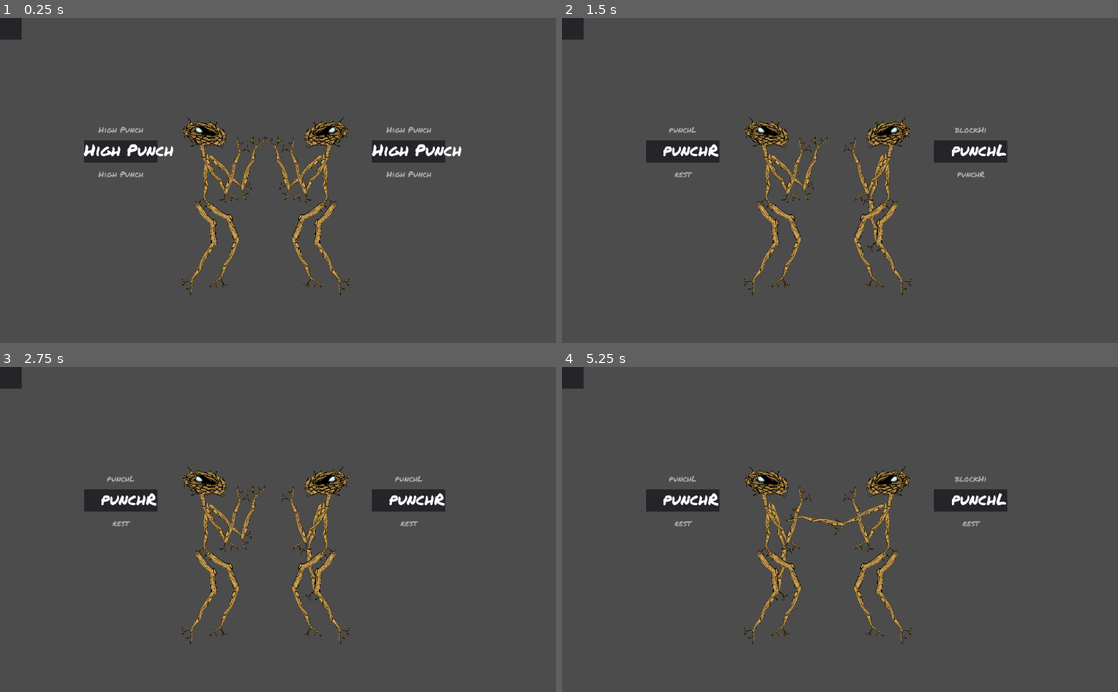
Above: before the commit, frames 1-4 (two rows, left to right).
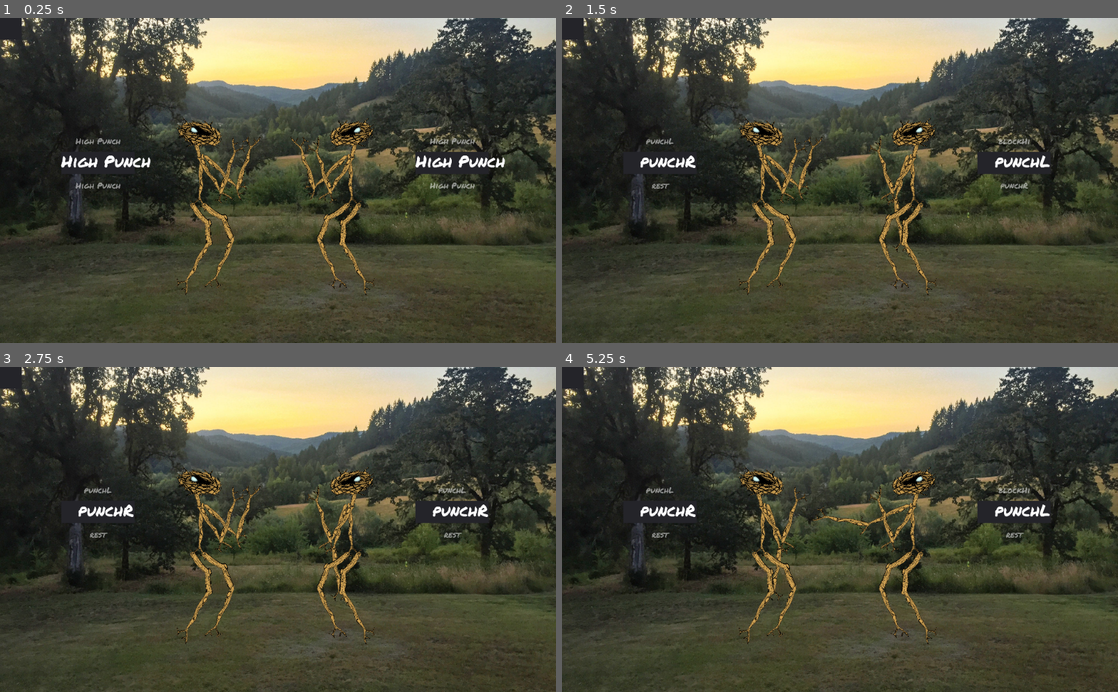
Above: after the commit, the same moments.

Repository: thesage1014/pigsSSJomt
Game: Godot game, scene res://sticky.tscn
The game is run twice, just before and just after one commit, with the same random seed, the same clock (stepped at 60 frames per second) and the same inputs.
Inputs:
- Up to frame 1 (0.25 s): no input
- Up to frame 2 (1.5 s): tap Enter at 0.5 s; tap Left (p1_a) at 0.6 s; tap Up (p1_b) at 1.35 s
- Up to frame 3 (2.75 s): tap Space at 2 s; tap Down (p1_c) at 2.1 s
- Up to frame 4 (5.25 s): tap Enter at 2.75, 5 s; tap A (p2_a) at 2.85 s; tap E (p2_b) at 3.6 s; tap Space at 4.25 s; tap D (p2_c) at 4.35 s; tap Left (p1_a) at 5.1 s

The runs differ from the first frame. In frame 1, 80% of the frame differs, in the area x 0-100%, y 0-100%; in frame 2, 80%; in frame 3, 80%; in frame 4, 80%.

Commit message:
added background

Diff:
--- a/Fighter.tscn
+++ b/Fighter.tscn
@@ -702,10 +702,10 @@
 [node name="AttackRoller" parent="." instance=ExtResource( 2 )]
 anchor_right = 1.0
 anchor_bottom = 1.0
-margin_left = 180.128
-margin_top = -529.289
-margin_right = 450.128
-margin_bottom = -447.289
+margin_left = 246.936
+margin_top = -487.094
+margin_right = 516.936
+margin_bottom = -405.094
 rect_pivot_offset = Vector2( 137.729, 40.8788 )
 
 [node name="Skeleton" type="Skeleton2D" parent="."]
--- a/scripts/Fighter1.gd
+++ b/scripts/Fighter1.gd
@@ -3,6 +3,7 @@
 # Declare member variables here. Examples:
 # var a = 2
 # var b = "text"
+
 var nextMove = 1
 #var moveCount = 0
 var MoveList = [
--- a/sticky.tscn
+++ b/sticky.tscn
@@ -1,10 +1,19 @@
-[gd_scene load_steps=2 format=2]
+[gd_scene load_steps=3 format=2]
 
-[ext_resource path="res://Fighter.tscn" type="PackedScene" id=1]
+[ext_resource path="res://assets/bg.jpg" type="Texture" id=1]
+[ext_resource path="res://Fighter.tscn" type="PackedScene" id=2]
 
 [node name="World" type="Node2D"]
 position = Vector2( 695.063, 493.638 )
 scale = Vector2( 0.5, 0.5 )
+
+[node name="bg" type="TextureRect" parent="."]
+margin_left = -1397.31
+margin_top = -1235.09
+margin_right = 663.691
+margin_bottom = 310.913
+texture = ExtResource( 1 )
+expand = true
 
 [node name="Timer" type="Timer" parent="."]
 pause_mode = 2
@@ -19,9 +28,10 @@
 margin_right = 40.0
 margin_bottom = 14.0
 
-[node name="Fighter1" parent="." instance=ExtResource( 1 )]
+[node name="Fighter1" parent="." instance=ExtResource( 2 )]
+position = Vector2( -106.394, -6.64807 )
 
-[node name="Fighter2" parent="." instance=ExtResource( 1 )]
-position = Vector2( -624.713, -6.64807 )
+[node name="Fighter2" parent="." instance=ExtResource( 2 )]
+position = Vector2( -642.806, -6.64807 )
 scale = Vector2( -1, 1 )
 playerNumber = 2
Binary file added: assets/bg.jpg
Not shown, added: assets/bg.jpg.import
